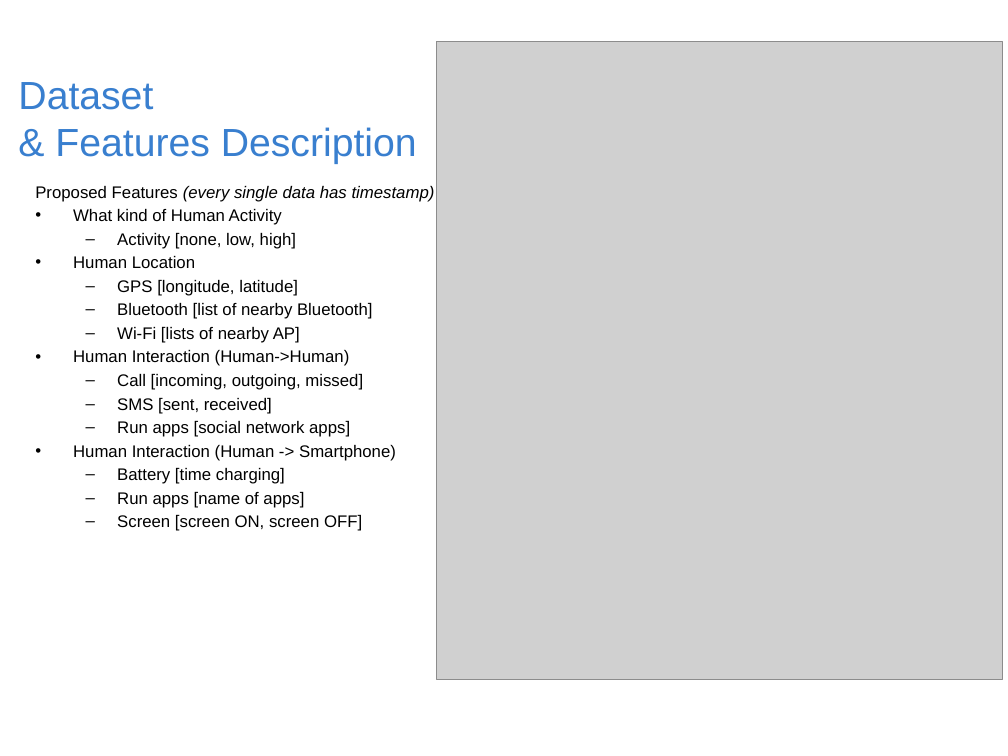
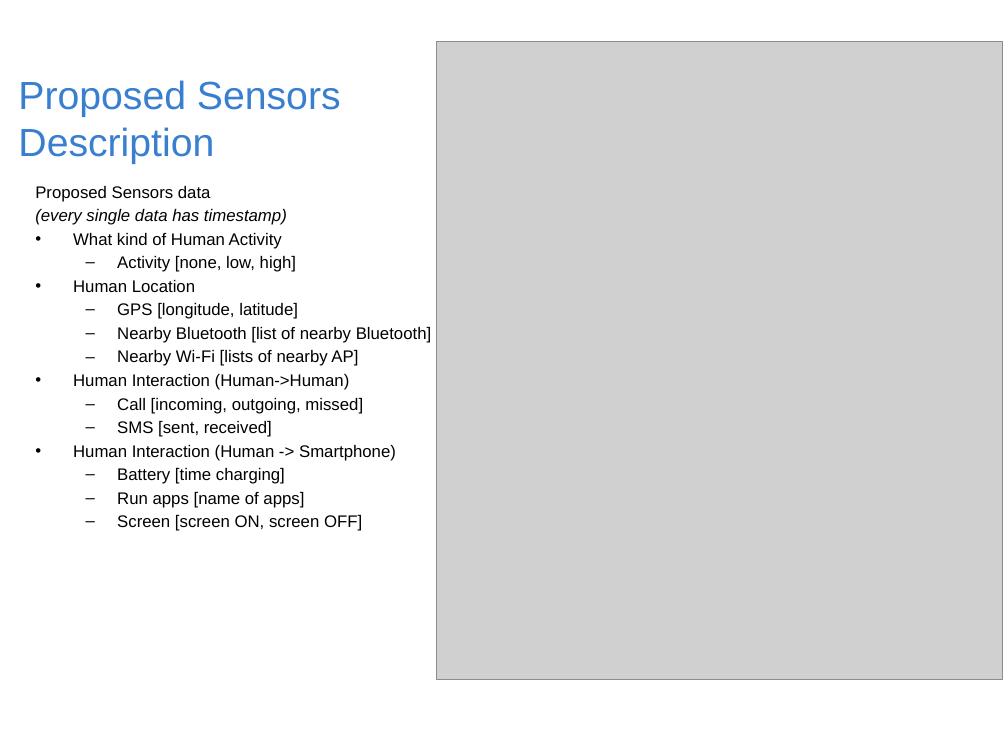
Before and after one commit to rischanlab/MyThesis, a slide deck: slide 7 of Thesis-presentation.pptx. Drawn at 1008x756 pixels with LibreOffice and Linux fonts; fonts in the diff are those of the drawing; grey boxes stand for pictures; background and template pictures are left out. Boxes give left, top, right and bottom in pixels: in the first picture for what was removed or moved away, otherwise in the second. Text is boxed around its words. In the diff, an @@ line names an element or a change of style, - is before the commit and + after.

```diff
--- a/Thesis-presentation.pptx
+++ b/Thesis-presentation.pptx
@@ title at <box>18,80,341,164</box>: text changed @@
-Dataset
-& Features Description
+Proposed Sensors Description
@@ text at <box>35,186,287,225</box>: text changed @@
-Proposed Features (every single data has timestamp)
+Proposed Sensors data
+(every single data has timestamp)
@@ text at <box>117,327,431,366</box>: text changed @@
-  – Bluetooth [list of nearby Bluetooth]
-  – Wi-Fi [lists of nearby AP]
+  – Nearby Bluetooth [list of nearby Bluetooth]
+  – Nearby Wi-Fi [lists of nearby AP]
@@ text at <box>117,421,350,437</box>: paragraph removed @@
-  – Run apps [social network apps]
```
Also in this commit, not shown: 14 other slides changed, 3 slides added, 3 slides removed, 1 other file.
